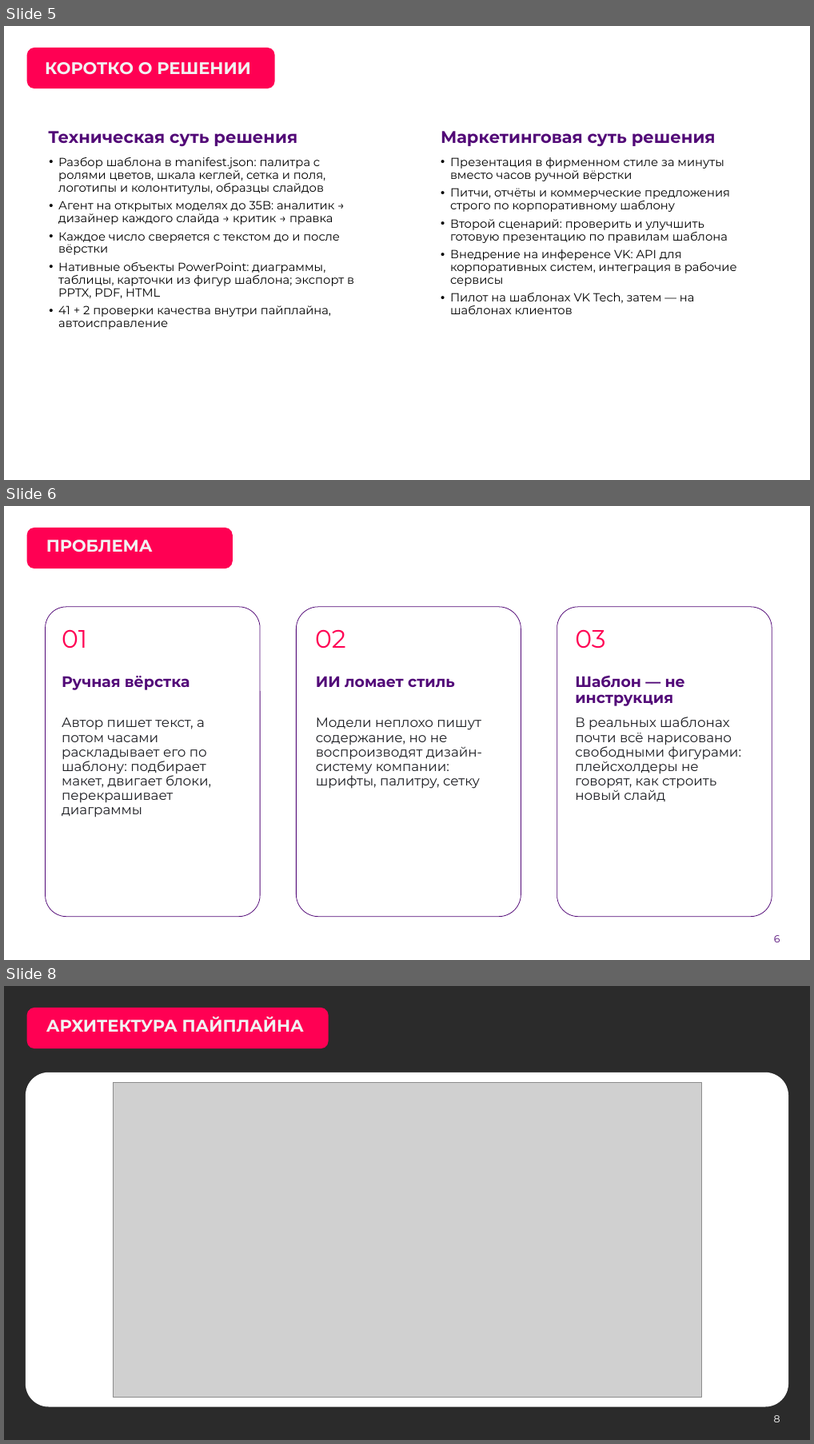
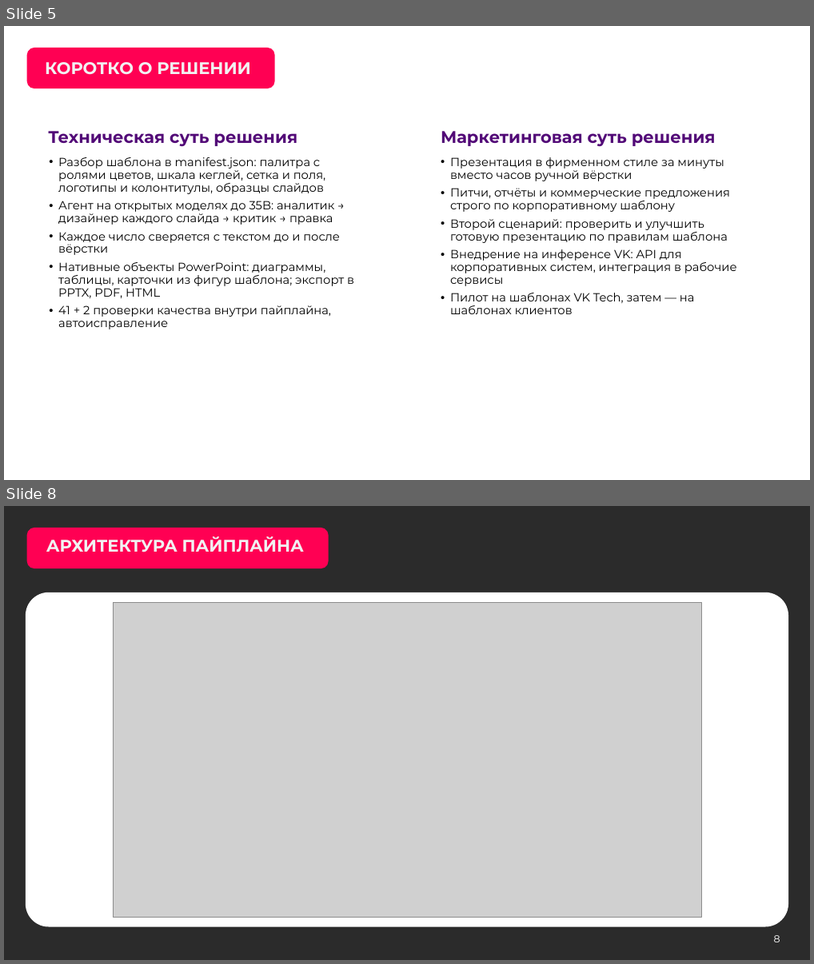
Before and after one commit to hl0pch1k/verstka, a slide deck: docs/presentation/verstka-pitch.pptx. Shown one above the other, each under a label of ours: slides 5, 6 and 8 before the commit, slides 5 and 8 after it; the slides between them are not shown. The pictures are 814x1444 and 814x964 pixels, drawn with LibreOffice and Linux fonts; fonts in the diff are those of the drawing; grey boxes stand for pictures; background and template pictures are left out; a plain dark background stands for a picture behind light text. Boxes give left, top, right and bottom in pixels: in the first picture for what was removed or moved away, otherwise in the second. Text is boxed around its words. In the diff, an @@ line names an element or a change of style, - is before the commit and + after.

Commit message:
Новая презентация проекта; раздел «Для экспертов» в README
- презентация: обязательные слайды шаблона ЛЦТ без искажений и пустот, остальные — крупные заголовки, скриншоты сервиса, сетка девяти демо-презентаций, аудит и эффективность в цифрах
- README: навигация для экспертов по шагам; ссылка на видео открывается в браузере
- docs/video/README.md: что показано в видео; MODELS.md и счётчики тестов обновлены
- ссылки для формы сдачи убраны из репозитория

```diff
--- a/docs/presentation/verstka-pitch.pptx
+++ b/docs/presentation/verstka-pitch.pptx
@@ slide 6 removed at <box>4,506,810,960</box>, background picture (left out) @@
@@ rounded rectangle removed at <box>27,527,233,568</box> @@
@@ title removed at <box>46,540,153,552</box> @@
-ПРОБЛЕМА
@@ rounded rectangle removed at <box>45,607,260,916</box> @@
@@ rounded rectangle removed at <box>296,607,522,916</box> @@
@@ rounded rectangle removed at <box>558,607,772,916</box> @@
@@ text removed at <box>62,629,87,648</box> @@
-01
@@ text removed at <box>315,629,346,648</box> @@
-02
@@ text removed at <box>575,629,606,648</box> @@
-03
@@ text removed at <box>62,676,190,690</box> @@
-Ручная вёрстка
@@ text removed at <box>316,676,455,688</box> @@
-ИИ ломает стиль
@@ text removed at <box>575,675,686,706</box> @@
-Шаблон — не инструкция
@@ text removed at <box>62,717,211,817</box> @@
-Автор пишет текст, а потом часами раскладывает его по шаблону: подбирает макет, двигает блоки, перекрашивает диаграммы
@@ text removed at <box>316,717,482,788</box> @@
-Модели неплохо пишут содержание, но не воспроизводят дизайн-систему компании: шрифты, палитру, сетку
@@ text removed at <box>575,716,742,801</box> @@
-В реальных шаблонах почти всё нарисовано свободными фигурами: плейсхолдеры не говорят, как строить новый слайд
@@ page number removed at <box>774,935,781,942</box> @@
-6
```
Also in this commit, not shown: 11 slides changed, 2 slides added, 1 other slide removed, 5 other files.
